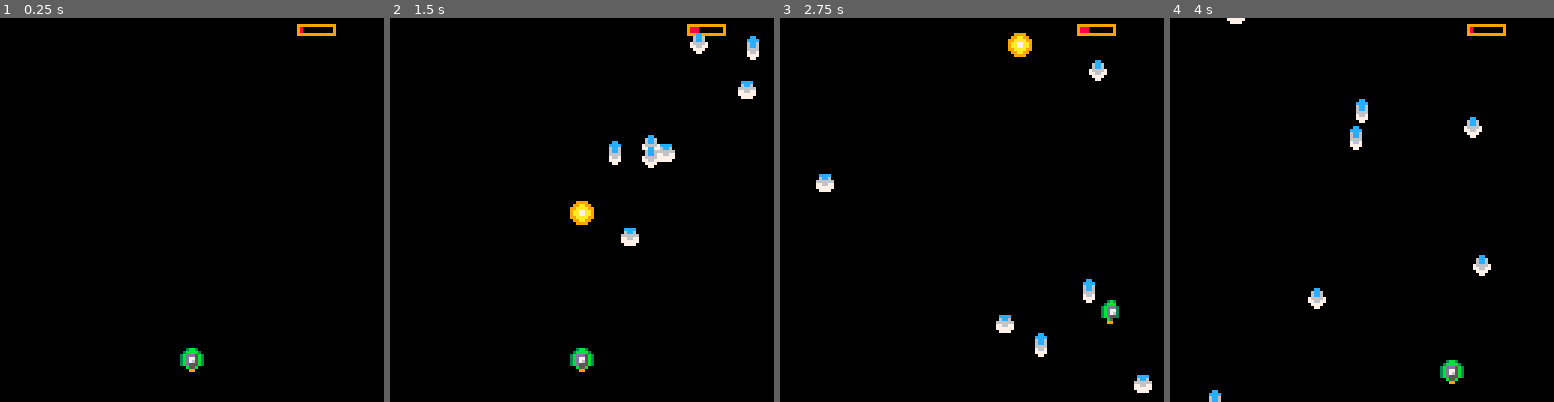
Above: before the commit, frames 1-4 (left to right).
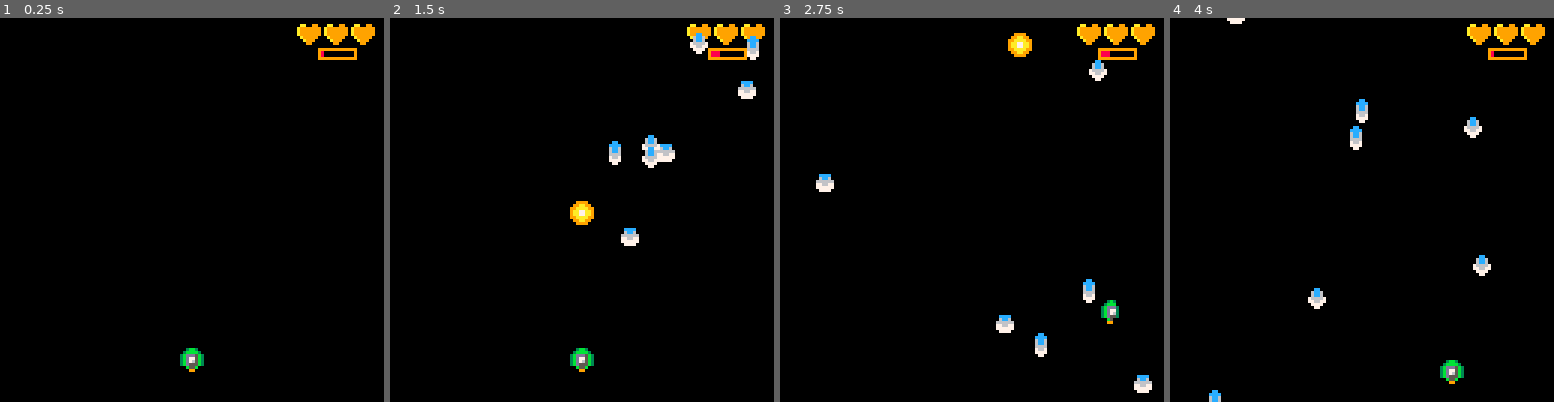
Above: after the commit, the same moments.

Repository: eSuardOdin/my_pico-8_games
Game: PICO-8 cartridge shmup.p8
The game is run twice, just before and just after one commit, with the same random seed, the same clock (stepped at 60 frames per second) and the same inputs.
Inputs:
- Up to frame 1 (0.25 s): no input
- Up to frame 2 (1.5 s): tap X (X key) at 0.33, 1.07 s
- Up to frame 3 (2.75 s): hold Right 1.6-2.1 s; tap X (X key) at 1.85 s; hold Up 2.15-2.42 s; hold Right from 2.47 s (still down)
- Up to frame 4 (4 s): tap X (X key) at 2.97 s; release Right at 3.03 s; hold Left 3.08-3.58 s; hold Down 3.63-3.97 s

The runs differ from the first frame. In frame 1, 0.9% of the frame differs, in the area x 77-98%, y 1-11%; in frame 2, 0.8%; in frame 3, 0.9%; in frame 4, 0.9%.

Commit message:
Added life in ship's table and display on screen

Diff:
--- a/shmup.p8
+++ b/shmup.p8
@@ -24,6 +24,7 @@
 	drawship()
 	draw_blt()
 	show_heat()
+	show_life()
 
 	draw_foes()
 end
@@ -41,7 +42,8 @@
 sp=2,--sprite
 blt={},
 heat=0,
-overheat=false
+overheat=false,
+life=3
 }
 end
 
@@ -57,23 +59,6 @@
 	--diag=2*0.707
 	ship.sx=0
 	ship.sy=0
-	--if diagonal
-	--[[if(btn(0)and btn(2))then
-		ship.sx-=diag
-		ship.sy-=diag
-		ship.sp=1
-	elseif(btn(0)and btn(3))then
-		ship.sx-=diag
-		ship.sy+=diag
-		ship.sp=1
-	elseif(btn(1) and btn(2))then
-		ship.sx+=diag
-		ship.sy-=diag
-		ship.sp=3
-	elseif(btn(1)and btn(3))then
-		ship.sx+=diag
-		ship.sy+=diag
-		ship.sp=3]]
 	--if mono direction
 	if(btn(0))then
 		ship.sx-=2
@@ -153,15 +138,26 @@
 
 --show heat bar
 function show_heat()
-	rect(99,2,111,5,9)
+	rect(106,10,118,13,9)
 	if(not ship.overheat)then
-		lenght=100+ship.heat
-		rectfill(100,3,100+ship.heat,4,8)
+		rectfill(107,11,107+ship.heat,12,8)
 	else
-		rectfill(100,3,110,4,8)
+		rectfill(107,11,117,12,8)
 	end
 	if(ship.overheat)then
-		print("overheat!",89,10,8)
+		print("overheat!",89,17,8)
+	end
+end
+
+--show life
+function show_life()
+	n=ship.life
+	for i=1, 3do
+		if(ship.life>=i)then
+		 spr(4,90+(9*i),1)
+		else
+			spr(5,90+(9*i),1)
+		end
 	end
 end
 
